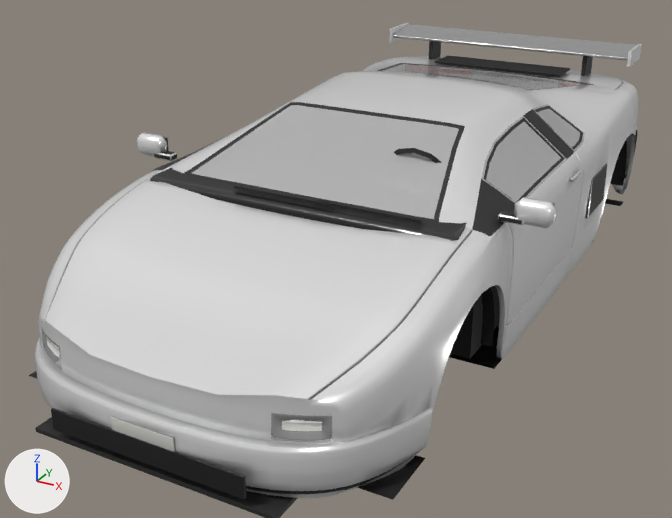
What one commit did to the glTF model public/models/sports.glb.
Camera for both pictures: a 50 mm lens placed at (2.12, -4.6, 2.37), pointed at (-0.23, -0.33, 0.24). The lights are fixed; the arrows at lower left show +X, +Y and +Z. The older version comes first. Objects named as collision shapes, trigger or cutter boxes, shadow casters or lower levels of detail are left out. Vertices at exactly the same position are counted once.

The first picture shows 'LOD0'.
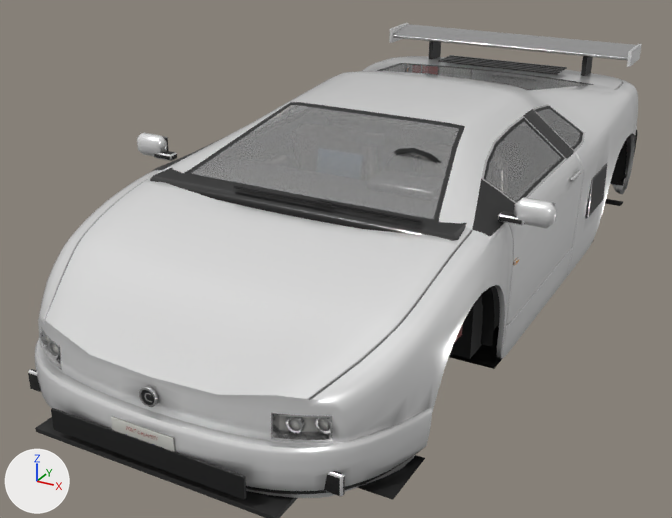
The change, as a diff of the scene's bpy script:
```diff
--- a/public/models/sports.glb.py
+++ b/public/models/sports.glb.py
@@ mat_lamp_brake @@
+mat_lamp_brake = bpy.data.materials.new('lamp_brake')
+mat_lamp_brake.use_nodes = True; mat_lamp_brake.node_tree.nodes.clear()
+_N = mat_lamp_brake.node_tree.nodes; _L = mat_lamp_brake.node_tree.links
+n0 = _N.new('ShaderNodeBsdfPrincipled'); n0.name = 'Principled BSDF'
+n0.inputs[2].default_value = 0.1  # 'Roughness'
+n1 = _N.new('ShaderNodeOutputMaterial'); n1.name = 'Material Output'
+n2 = _N.new('ShaderNodeVertexColor'); n2.name = 'Color Attribute'
+_L.new(n0.outputs[0], n1.inputs[0])  # 'BSDF' to 'Surface'
+_L.new(n2.outputs[0], n0.inputs[0])  # 'Color' to 'Base Color'
@@ mat_lamp_ind @@
+mat_lamp_ind = bpy.data.materials.new('lamp_ind')
+mat_lamp_ind.use_nodes = True; mat_lamp_ind.node_tree.nodes.clear()
+_N = mat_lamp_ind.node_tree.nodes; _L = mat_lamp_ind.node_tree.links
+n0 = _N.new('ShaderNodeBsdfPrincipled'); n0.name = 'Principled BSDF'
+n0.inputs[2].default_value = 0.1  # 'Roughness'
+n1 = _N.new('ShaderNodeOutputMaterial'); n1.name = 'Material Output'
+n2 = _N.new('ShaderNodeVertexColor'); n2.name = 'Color Attribute'
+_L.new(n0.outputs[0], n1.inputs[0])  # 'BSDF' to 'Surface'
+_L.new(n2.outputs[0], n0.inputs[0])  # 'Color' to 'Base Color'
@@ mat_lamp_rev @@
+mat_lamp_rev = bpy.data.materials.new('lamp_rev')
+mat_lamp_rev.use_nodes = True; mat_lamp_rev.node_tree.nodes.clear()
+_N = mat_lamp_rev.node_tree.nodes; _L = mat_lamp_rev.node_tree.links
+n0 = _N.new('ShaderNodeBsdfPrincipled'); n0.name = 'Principled BSDF'
+n0.inputs[2].default_value = 0.1  # 'Roughness'
+n1 = _N.new('ShaderNodeOutputMaterial'); n1.name = 'Material Output'
+n2 = _N.new('ShaderNodeVertexColor'); n2.name = 'Color Attribute'
+_L.new(n0.outputs[0], n1.inputs[0])  # 'BSDF' to 'Surface'
+_L.new(n2.outputs[0], n0.inputs[0])  # 'Color' to 'Base Color'
@@ mat_gloss @@
+mat_gloss = bpy.data.materials.new('gloss')
+mat_gloss.use_nodes = True; mat_gloss.node_tree.nodes.clear()
+_N = mat_gloss.node_tree.nodes; _L = mat_gloss.node_tree.links
+n0 = _N.new('ShaderNodeBsdfPrincipled'); n0.name = 'Principled BSDF'
+n0.inputs[2].default_value = 0.06  # 'Roughness'
+n1 = _N.new('ShaderNodeOutputMaterial'); n1.name = 'Material Output'
+n2 = _N.new('ShaderNodeVertexColor'); n2.name = 'Color Attribute'
+_L.new(n0.outputs[0], n1.inputs[0])  # 'BSDF' to 'Surface'
+_L.new(n2.outputs[0], n0.inputs[0])  # 'Color' to 'Base Color'
@@ me_lod0 @@
-me_lod0.from_pydata(...)  # 4573 vertices, 8540 faces; spans x -1.14..1.14, y -2.3..2.05, z 0.12..1.18
+me_lod0.from_pydata(...)  # 6945 vertices, 12180 faces; spans x -1.14..1.14, y -2.3..2.07, z 0.06..1.18
+# me_lod0 part 1: the loose piece of 24 vertices spanning x 0.9..1.02, y -0.9..-0.84, z 0.88..0.91 is copied, and the copy is scaled about its middle by (0.34, 3.13, 2.16), then moved by (-0.1, -0.43, -0.41); it spans x 0.83..0.88, y -1.38..-1.22, z 0.46..0.52
+# me_lod0 part 2: the loose piece of 24 vertices spanning x 0.14..0.64, y -0.58..-0.08, z 0.2..0.36 is copied, and the copy is scaled about its middle by (0.55, 0.0388, 0.75), then moved by (0.27, -1.79, -0.05); it spans x 0.53..0.79, y -2.13..-2.1, z 0.18..0.28
+# me_lod0 part 3: the loose piece of 24 vertices spanning x -0.64..-0.14, y -0.58..-0.08, z 0.2..0.36 is copied, and the copy is scaled about its middle by (0.55, 0.0388, 0.75), then moved by (-0.27, -1.79, -0.05); it spans x -0.79..-0.53, y -2.13..-2.1, z 0.18..0.28
+# me_lod0 part 4: the loose piece of 24 vertices spanning x 0.27..0.51, y 0.03..0.13, z 0.9..1.08 is copied, and the copy is turned 12 degrees about the x axis through its middle and scaled by 0.448, then moved by (0.0, -0.69, -0.09); it spans x 0.34..0.45, y -0.65..-0.58, z 0.86..0.94
+# me_lod0 part 5: the loose piece of 24 vertices spanning x -0.1..0.1, y -0.81..0.09, z 0.17..0.47 is copied, and the copy is scaled about its middle by (1.21, 0.0139, 0.191), then moved by (0.0, -0.06, 0.69); it spans x -0.11..0.11, y -0.43..-0.41, z 0.98..1.04
+# me_lod0 part 6: the loose piece of 24 vertices spanning x -0.97..-0.95, y 0.08..0.22, z 0.78..0.8 is copied, and the copy is scaled about its middle by (3.56, 3.55, 2.06), then moved by (0.15, -0.35, -0.14); it spans x -0.84..-0.77, y -0.46..0.06, z 0.62..0.68
+# me_lod0 part 7: 26 vertices moved from x -0.84..0.84, y -2.15..1.93, z 0.42..0.88 to x -0.84..0.84, y -2.13..1.93, z 0.4..0.88; 63 vertices removed from x -0.83..0.83, y -2.17..1.95, z 0.39..1.01; 1995 vertices added at x -0.86..0.86, y -2.3..2.07, z 0.06..1.13
+# me_lod0 part 8: 1106 kept faces spanning x -0.99..0.89, y -2.28..2.04, z 0.15..1.13 get new vertex colours
+# other edits to the shape of me_lod0 do not show in these pictures
 me_lod0.materials.append(mat_paint)
@@ me_lod0 @@
 me_lod0.materials.append(mat_interior)
+me_lod0.materials.append(mat_lamp_brake)
+me_lod0.materials.append(mat_lamp_rev)
+me_lod0.materials.append(mat_lamp_ind)
+me_lod0.materials.append(mat_gloss)
```

Boxes [x1, y1, x2, y2] around the edits, measured in the pictures (672 x 518 px):
part 1 of me_lod0, added (mostly hidden): after [454, 324, 463, 343]
part 2 of me_lod0, added: after [323, 471, 345, 497]
part 3 of me_lod0, added: after [28, 369, 42, 393]
part 4 of me_lod0, added: after [409, 171, 429, 178]
part 5 of me_lod0, added: after [347, 129, 385, 146]
part 6 of me_lod0, added: after [262, 154, 287, 165]
part 7 of me_lod0, built on: before [42, 55, 586, 439]; after [40, 55, 586, 448]
part 8 of me_lod0, recoloured: [35, 57, 575, 490] in both
